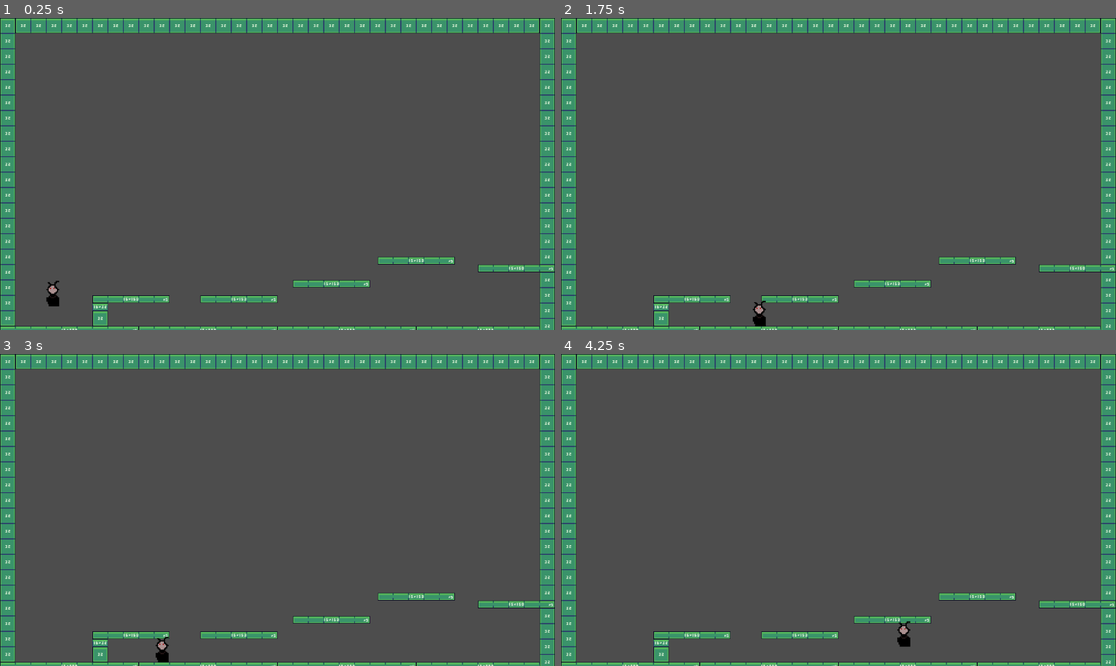
Above: before the commit, frames 1-4 (two rows, left to right).
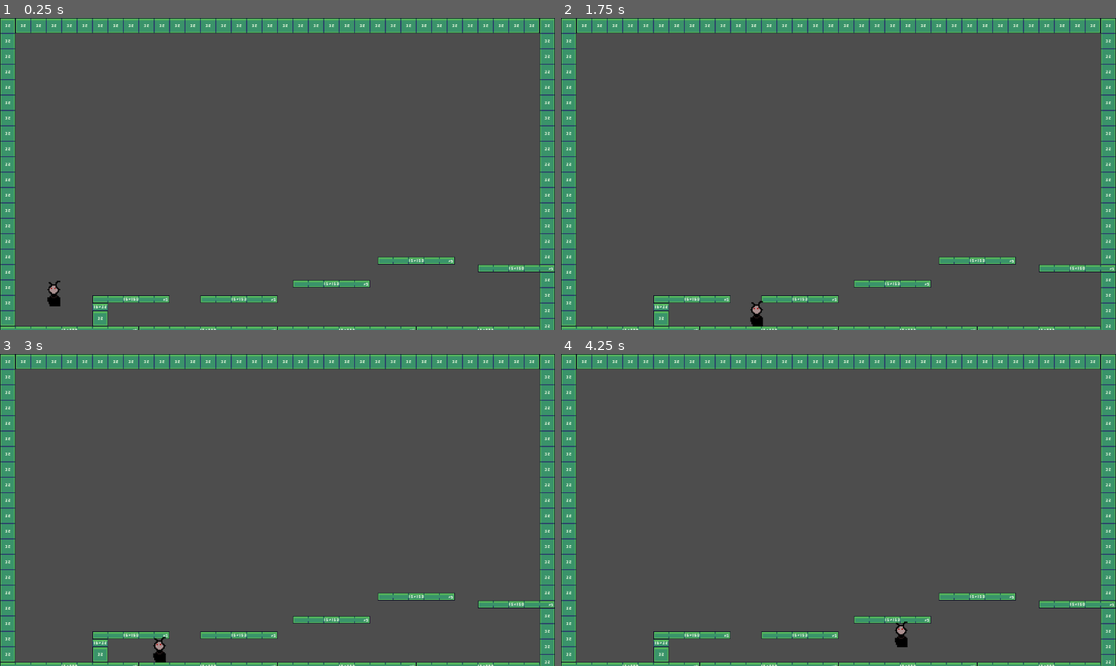
Above: after the commit, the same moments.

Repository: Oscar-Caldarelli/projet_weekend
Game: Godot game, scene res://Scenes/main.tscn
Two runs of this game, one before a commit and one after it. Both use one fixed random seed, a clock stepped at 60 frames per second and the inputs below.
Inputs:
- Up to frame 1 (0.25 s): no input
- Up to frame 2 (1.75 s): tap Enter (ui_accept) at 0.5, 0.6, 0.77, 1.07, 1.52, 1.55 s; hold D (right) from 0.53 s (still down); tap Shift (dash) at 1.35 s
- Up to frame 3 (3 s): tap Enter (ui_accept) at 1.82, 2.1 s; release D (right) at 2.03 s; hold A (left) 2.03-2.78 s; hold D (right) from 2.78 s (still down); tap Shift (dash) at 2.85 s
- Up to frame 4 (4.25 s): keep holding D (right); tap Enter (ui_accept) at 3.02, 3.05, 3.32, 3.6, 3.77, 4.07 s

The runs differ from the first frame. In frame 1, less than 0.1% of the frame differs, in the area x 8-11%, y 84-93%; in frame 2, 0.1%, in the area x 34-37%, y 90-99%; in frame 3, 0.1%; in frame 4, 0.1%.
Error after the commit: Cannot call method 'is_colliding' on a null value. (res://Scenes/player/player.gd:25)

Commit message:
adding wall jump

Diff:
--- a/Scenes/main.tscn
+++ b/Scenes/main.tscn
@@ -1,7 +1,7 @@
 [gd_scene load_steps=3 format=3 uid="uid://c1aedryumpokt"]
 
-[ext_resource type="PackedScene" uid="uid://orfbide03x81" path="res://scenes/tilemap/tilemap.tscn" id="1_o5qli"]
-[ext_resource type="PackedScene" uid="uid://ji4dbh6o72iv" path="res://scenes/player/player.tscn" id="2_bo1nx"]
+[ext_resource type="PackedScene" uid="uid://orfbide03x81" path="res://Scenes/tilemap/tilemap.tscn" id="1_o5qli"]
+[ext_resource type="PackedScene" uid="uid://hln0cnn4xcjd" path="res://scenes/player/player.tscn" id="2_bo1nx"]
 
 [node name="main" type="Node2D"]
 
--- a/Scenes/player/player.gd
+++ b/Scenes/player/player.gd
@@ -1,8 +1,12 @@
 extends CharacterBody2D
+@onready var ray_cast_right: RayCast2D = $CharacterBody2D/RayCastRight
+@onready var ray_cast_left: RayCast2D = $CharacterBody2D/RayCastLeft
 
 
 const SPEED = 300.0
 const JUMP_VELOCITY = -400.0
+const WALL_JUMP_VELOCITY_Y = -300.0
+const WALL_JUMP_VELOCITY_X = -200.0
 const DASH_SPEED = 900.0
 var dashing = false
 var canDash = true
@@ -14,8 +18,19 @@
 		velocity += get_gravity() * delta
 
 	# Handle jump.
-	if Input.is_action_just_pressed("ui_accept") and is_on_floor():
-		velocity.y = JUMP_VELOCITY
+	if Input.is_action_just_pressed("ui_accept") and (is_on_floor() or is_on_wall_only()):
+		if is_on_wall_only():
+			print(ray_cast_right)
+			print(ray_cast_left)
+			if ray_cast_right.is_colliding():
+				velocity.y = WALL_JUMP_VELOCITY_Y
+				velocity.x = WALL_JUMP_VELOCITY_X * -1
+			elif ray_cast_left.is_colliding() :
+				velocity.y = WALL_JUMP_VELOCITY_Y
+				velocity.x = WALL_JUMP_VELOCITY_X
+		else :
+			velocity.y = JUMP_VELOCITY
+
 	if Input.is_action_just_pressed("dash") and canDash :
 		dashing = true
 		canDash = false
--- a/Scenes/player/player.tscn
+++ b/Scenes/player/player.tscn
@@ -14,11 +14,11 @@
 script = ExtResource("1_dovo2")
 
 [node name="Sprite2D" type="Sprite2D" parent="CharacterBody2D"]
-position = Vector2(-6.66667, -65)
+position = Vector2(-3.33333, -65)
 texture = ExtResource("1_8p05u")
 
 [node name="CollisionShape2D" type="CollisionShape2D" parent="CharacterBody2D"]
-position = Vector2(-20.8333, -39.0833)
+position = Vector2(-16.6667, -40)
 shape = SubResource("RectangleShape2D_1kwx4")
 
 [node name="dashTimer" type="Timer" parent="CharacterBody2D"]
@@ -27,6 +27,14 @@
 [node name="canDashTimer" type="Timer" parent="CharacterBody2D"]
 wait_time = 2.0
 
+[node name="RayCastRight" type="RayCast2D" parent="CharacterBody2D"]
+position = Vector2(-1.66667, -13.3333)
+target_position = Vector2(10, 0)
+
+[node name="RayCastLeft" type="RayCast2D" parent="CharacterBody2D"]
+position = Vector2(-31.6667, -13.3333)
+target_position = Vector2(-10, 0)
+
 [connection signal="timeout" from="CharacterBody2D/dashTimer" to="CharacterBody2D" method="_on_dash_timer_timeout"]
 [connection signal="timeout" from="CharacterBody2D/canDashTimer" to="CharacterBody2D" method="_on_canDashTimer_timeout"]
 [connection signal="timeout" from="CharacterBody2D/canDashTimer" to="CharacterBody2D" method="_on_can_dash_timer_timeout"]
Not shown: 1 places in Scenes/player/player.tscn that only renumber resources
